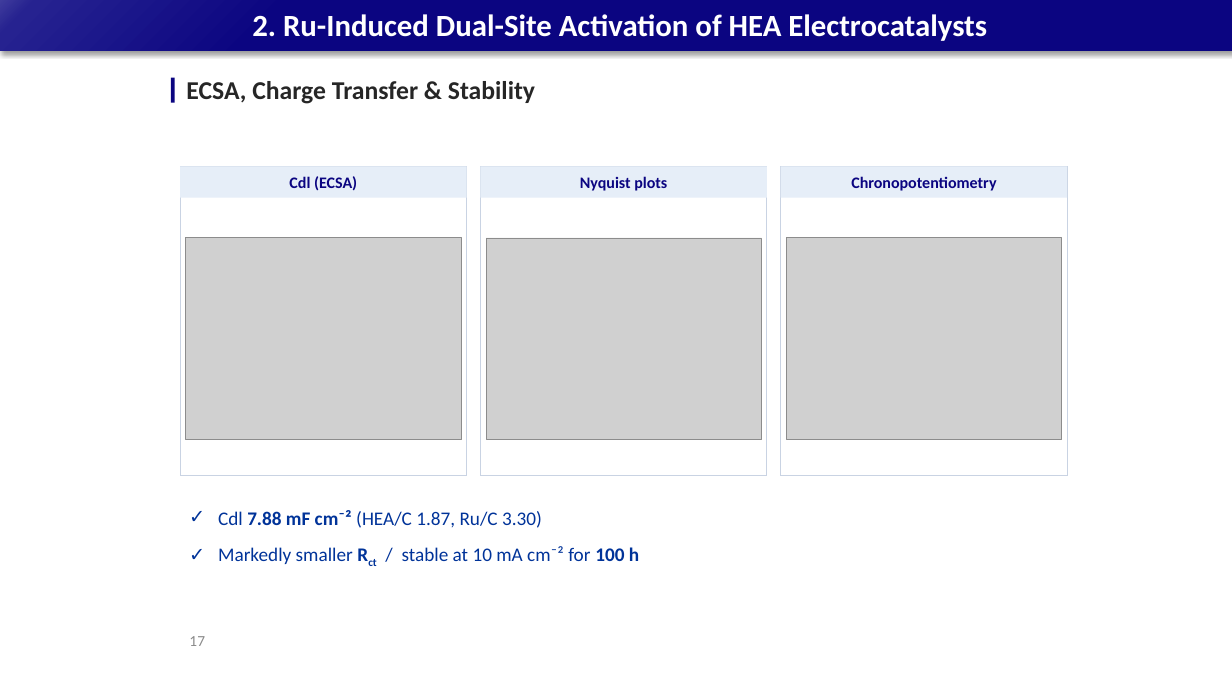
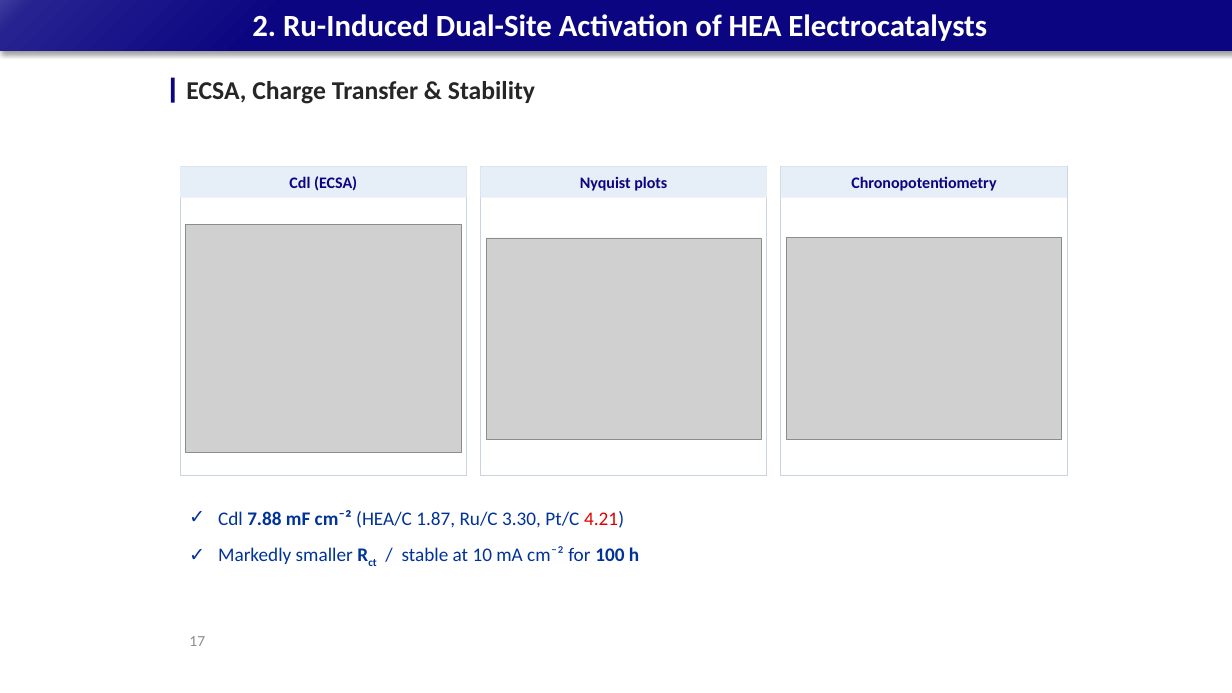
Before and after one commit to limsj0204/letter, a slide deck: slide 17 of 학위논문_디펜스_발표자료.pptx. Drawn at 1232x693 pixels with LibreOffice and Linux fonts; fonts in the diff are those of the drawing; grey boxes stand for pictures. Boxes give left, top, right and bottom in pixels: in the first picture for what was removed or moved away, otherwise in the second. Text is boxed around its words. In the diff, an @@ line names an element or a change of style, - is before the commit and + after.

```diff
--- a/학위논문_디펜스_발표자료.pptx
+++ b/학위논문_디펜스_발표자료.pptx
@@ picture: place and size @@
-picture at box(186, 238, 461, 439)
+picture at box(186, 225, 461, 453)
@@ text at box(218, 510, 624, 528): text changed @@
-✓ Cdl 7.88 mF cm⁻² (HEA/C 1.87, Ru/C 3.30)
+✓ Cdl 7.88 mF cm⁻² (HEA/C 1.87, Ru/C 3.30, Pt/C 4.21)
```
Also in this commit, not shown: 3 other files.
